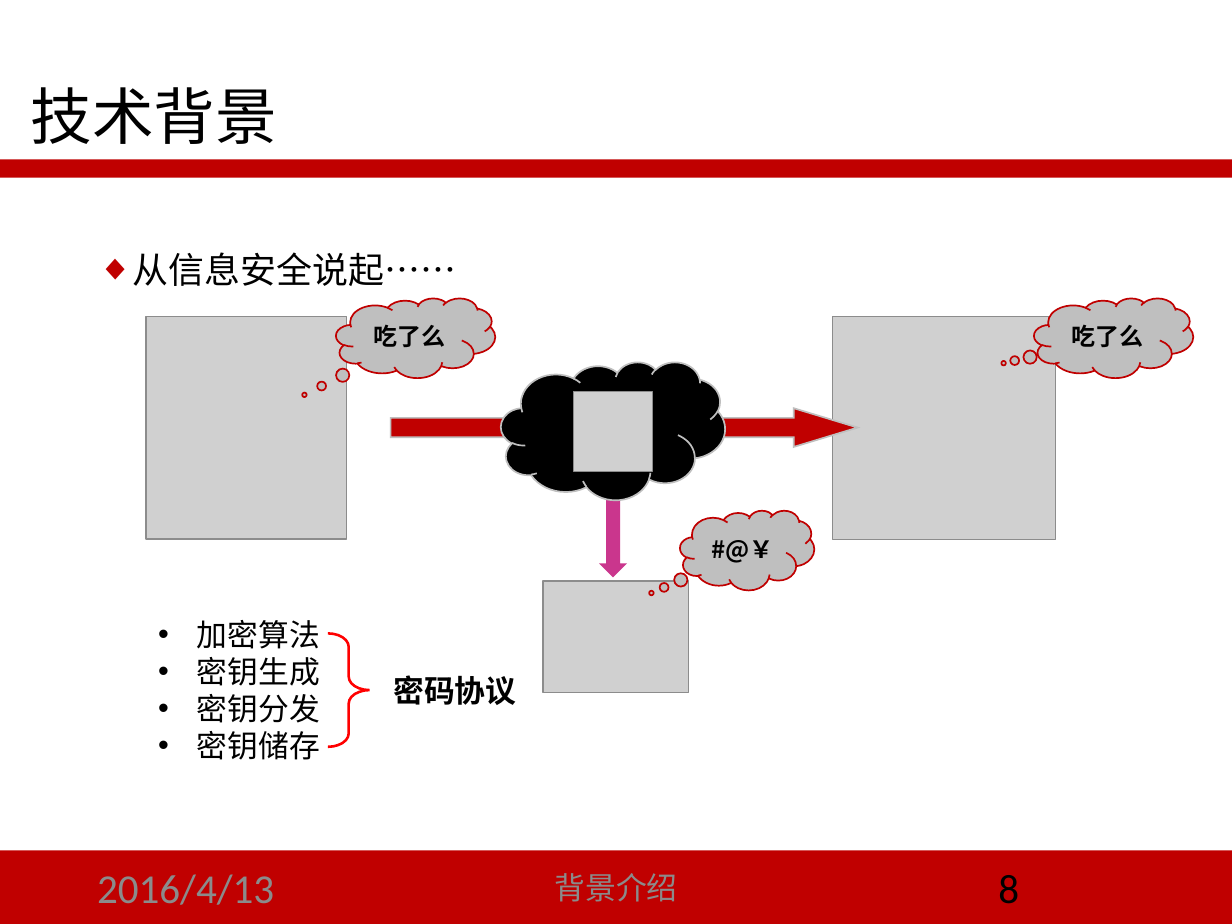
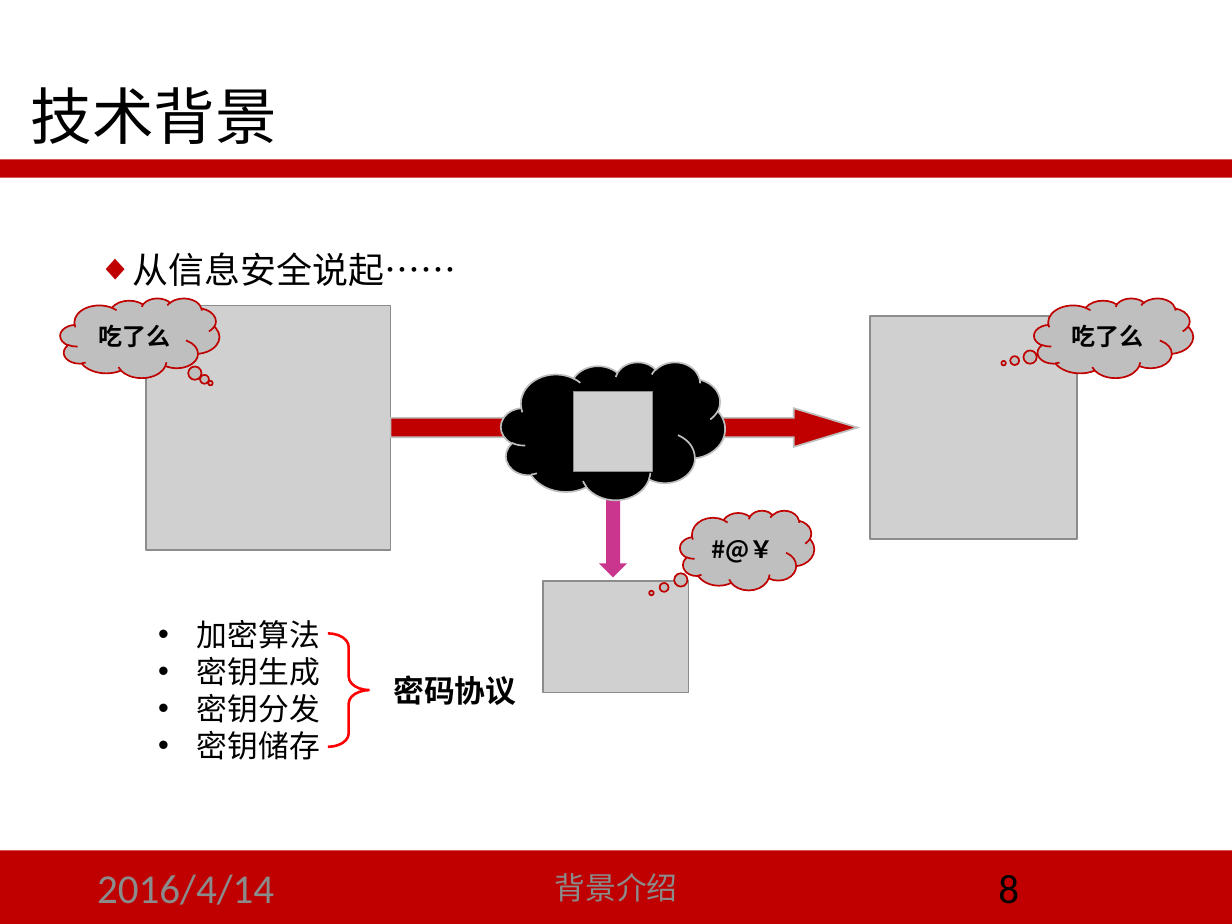
Before and after one commit to LoSealL/masterthesis, a slide deck: slide 8 of 答辩/script_02.pptx. Drawn at 1232x924 pixels with LibreOffice and Linux fonts; fonts in the diff are those of the drawing; grey boxes stand for pictures. Boxes give left, top, right and bottom in pixels: in the first picture for what was removed or moved away, otherwise in the second. Text is boxed around its words. In the diff, an @@ line names an element or a change of style, - is before the commit and + after.

```diff
--- a/答辩/script_02.pptx
+++ b/答辩/script_02.pptx
@@ thought cloud "吃了么": place and size @@
-thought cloud "吃了么" at box(336, 298, 495, 378)
+thought cloud "吃了么" at box(60, 298, 219, 378)
@@ thought cloud "吃了么" at box(60, 298, 219, 378): proportions changed @@
@@ picture: place and size @@
-picture at box(147, 317, 347, 540)
+picture at box(147, 306, 392, 551)
@@ picture: place and size @@
-picture at box(832, 317, 1055, 540)
+picture at box(870, 317, 1077, 540)
@@ text at box(97, 874, 274, 905): text changed @@
-2016/4/13
+2016/4/14
```
Also in this commit, not shown: 44 other slides changed, 5 slides added, 11 other files.
